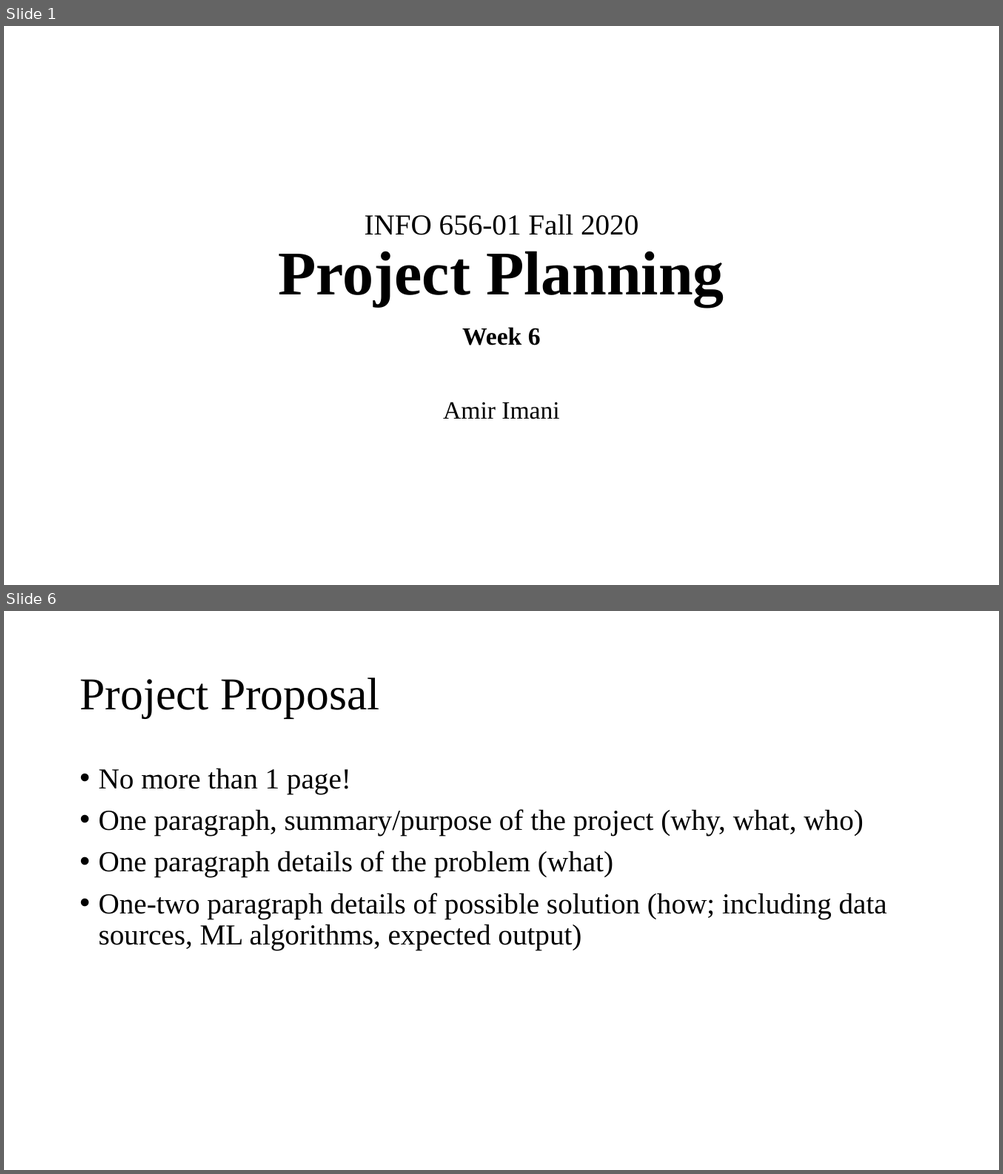
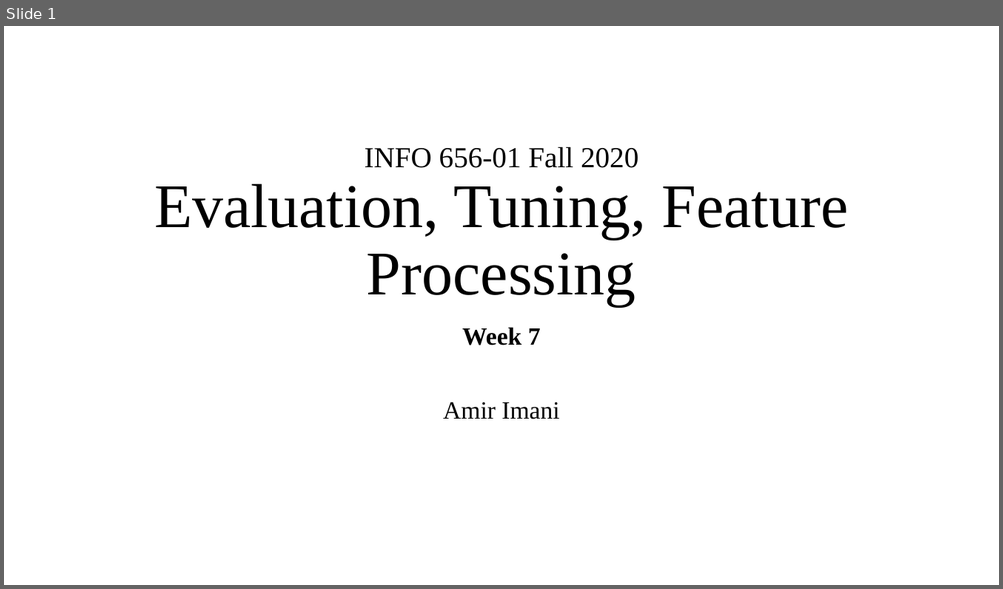
Before and after one commit to Amirosimani/Machine_Learning_Pratt, a slide deck: course slides/week_06.pptx. Shown one above the other, each under a label of ours: slides 1 and 6 before the commit, slide 1 after it; the slides between them are not shown. The pictures are 1003x1174 and 1003x589 pixels, drawn with LibreOffice and Linux fonts; fonts in the diff are those of the drawing. Boxes give left, top, right and bottom in pixels: in the first picture for what was removed or moved away, otherwise in the second. Text is boxed around its words. In the diff, an @@ line names an element or a change of style, - is before the commit and + after.

```diff
--- a/course slides/week_06.pptx
+++ b/course slides/week_06.pptx
@@ slide 6 removed at bbox=[4, 611, 999, 1170], background #FFFFFF @@
@@ title removed at bbox=[79, 678, 380, 718] @@
-Project Proposal
@@ text removed at bbox=[99, 768, 887, 951] @@
-• No more than 1 page!
-• One paragraph, summary/purpose of the project (why, what, who)
-• One paragraph details of the problem (what)
-• One-two paragraph details of possible solution (how; including data sources, ML algorithms, expected output)
@@ slide 1 changed as well @@
@@ title at bbox=[154, 147, 848, 306]: text changed; size 28 to 60 pt @@
-INFO 656-01 Fall 2020
-Project Planning
+INFO 656-01 Fall 2020
+Evaluation, Tuning, Feature Processing
@@ subtitle at bbox=[462, 327, 540, 346]: text changed @@
-Week 6
+Week 7
```
Also in this commit, not shown: 9 slides added, 4 other slides removed, 10 other files.
